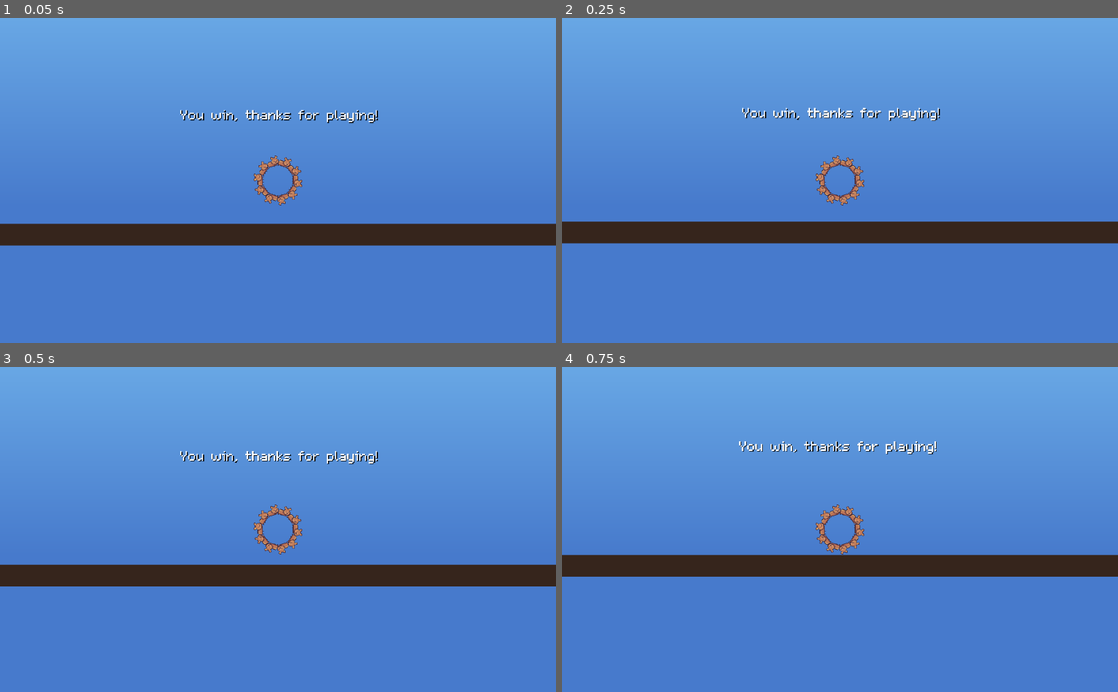
Above: before the commit, frames 1-4 (two rows, left to right).
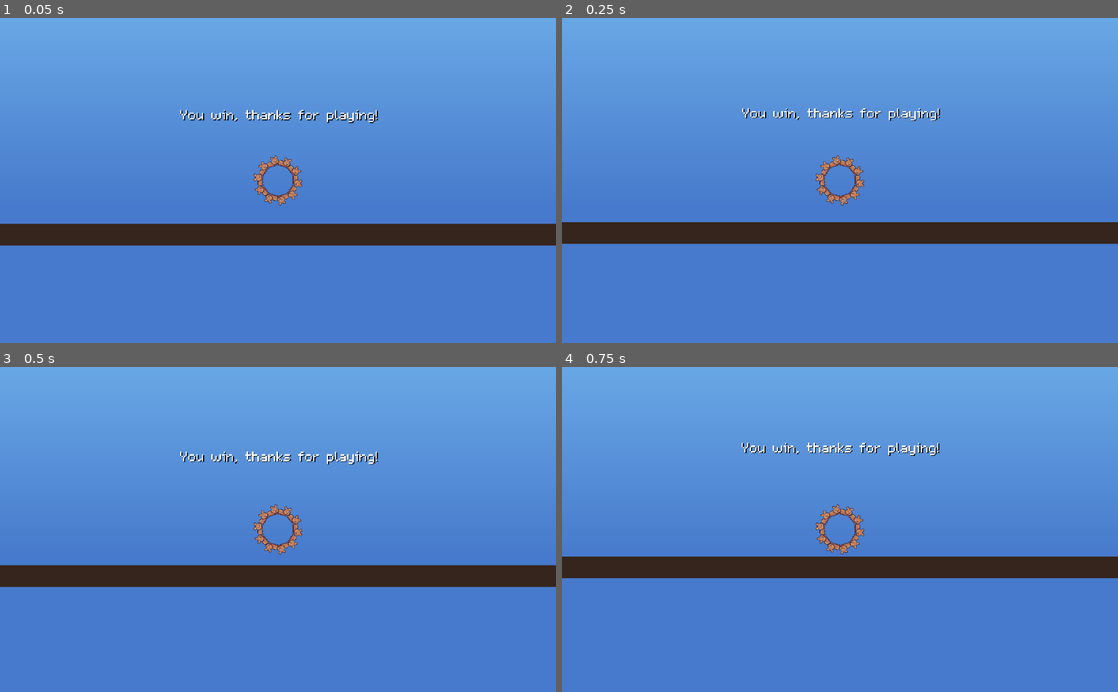
Above: after the commit, the same moments.

Repository: MichaelBelousov/optt-multiplayer-jam
Game: Godot game, scene res://levels/victory_level.tscn
Two runs of this game, one before a commit and one after it. Both use one fixed random seed, a clock stepped at 60 frames per second and the inputs below. This scene is started directly instead of the project's main scene.
Inputs:
- Up to frame 1 (0.05 s): no input
- Up to frame 2 (0.25 s): no input
- Up to frame 3 (0.5 s): no input
- Up to frame 4 (0.75 s): tap Enter at 0.5 s; hold D (move_right) from 0.53 s (still down); hold Up (p2_move_up) from 0.53 s (still down)

Frame 1 is identical in both runs. In frame 2, 0.7% of the frame differs, in the area x 0-100%, y 27-70%; in frame 3, 1.0%; in frame 4, 1.9%, in the area x 0-100%, y 22-65%.

Commit message:
tweak physics and make both players jumping increase jump force

Diff:
--- a/src/hamster_wheel.gd
+++ b/src/hamster_wheel.gd
@@ -1,9 +1,12 @@
 extends RigidBody2D
 
 
+export var RAY_BASE_SIZE := 2.0
 export var BASE_RADIUS := 3.0
 export var BASE_IMPULSE := 50.0
-export var JUMP_FORCE := 1.0
+export var BASE_JUMP_FORCE := 8.0
+## The multiplier of motion force when not touching the ground
+export var AIR_MOTION_FACTOR := 0.4
 
 export var Hamster: PackedScene
 
@@ -58,21 +61,36 @@
 		child.rotation = (child.get_index() - 1.0) / (get_child_count() - 2) * (2 * PI)
 
 
+## convert a boolean to an int that can be added
+static func boolscalar(b: bool) -> int:
+	return 1 if b else 0
+
+
 func _physics_process(delta: float) -> void:
-	# TODO: duplicate input values by synchronized input of other player(s)
+	var touching_ground = $RayCast2D.is_colliding()
+
+	# handle left-right movement
 	var p1_input = Input.get_axis("move_left", "move_right")
 	var p2_input = Input.get_axis("p2_move_left", "p2_move_right") if is_p2_local else p2_remote_x_input
 	var input := Vector2(p1_input + p2_input, 0)
-	apply_impulse(-input * BASE_RADIUS * (get_child_count() - 3), input * BASE_IMPULSE * (get_child_count() - 2) * delta)
-	var is_jump_pressed = (
-		Input.is_action_pressed("move_up")
-		or (is_p2_local and Input.is_action_pressed("p2_move_up"))
-		or p2_remote_jump_input
+	var air_touch_factor = 1.0 if touching_ground else AIR_MOTION_FACTOR
+	apply_impulse(
+		-input * BASE_RADIUS * (get_child_count() - 3),
+		input * air_touch_factor * BASE_IMPULSE * (get_child_count() - 2) * delta
 	)
-	if is_jump_pressed and $RayCast2D.is_colliding():
-		apply_impulse(-Vector2.UP * BASE_RADIUS * (get_child_count() - 3), Vector2.UP * JUMP_FORCE * (get_child_count() - 2))
+
+  # handle jump
+	var jump_strength = (
+		boolscalar(Input.is_action_pressed("move_up"))
+		+ boolscalar((is_p2_local and Input.is_action_pressed("p2_move_up")) or p2_remote_jump_input)
+	)
+	if jump_strength > 0 and touching_ground:
+		apply_impulse(
+			-Vector2.UP * BASE_RADIUS * (get_child_count() - 3),
+			Vector2.UP * jump_strength * BASE_JUMP_FORCE * (get_child_count() - 2)
+		)
 	$RayCast2D.position = position
-	$RayCast2D.cast_to = Vector2(0, BASE_RADIUS * (get_child_count() - 3) + 64)
+	$RayCast2D.cast_to = Vector2(0, BASE_RADIUS * (get_child_count() - 3) + RAY_BASE_SIZE)
 
 
 func _process(_delta: float) -> void:
--- a/src/hamster_wheel.tscn
+++ b/src/hamster_wheel.tscn
@@ -4,8 +4,10 @@
 [ext_resource path="res://src/hamster.tscn" type="PackedScene" id=2]
 
 [node name="HamsterWheel" type="RigidBody2D"]
-mass = 2.0
+mass = 4.0
+linear_damp = 0.5
 script = ExtResource( 1 )
+RAY_BASE_SIZE = 10.0
 Hamster = ExtResource( 2 )
 
 [node name="Camera2D" type="Camera2D" parent="."]
